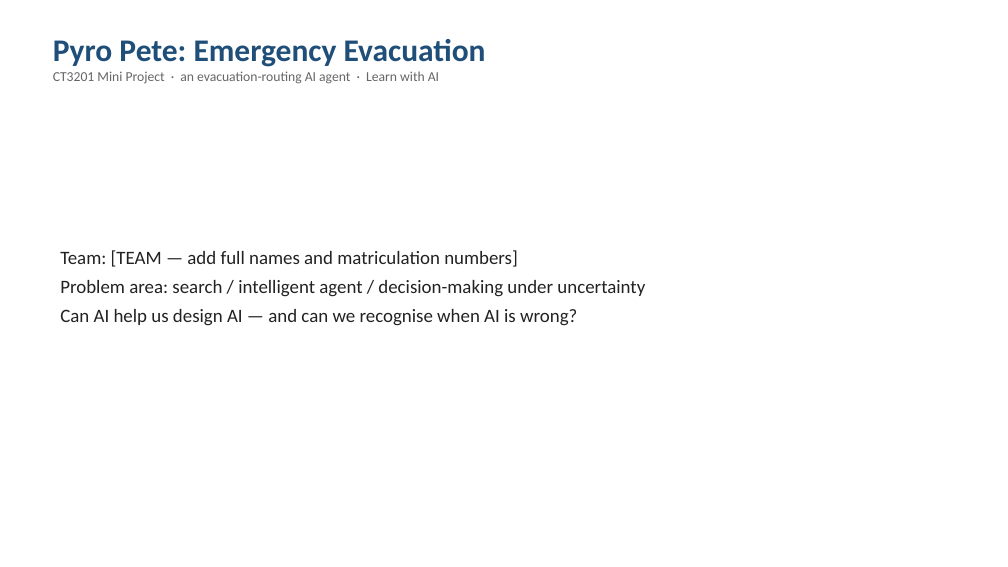
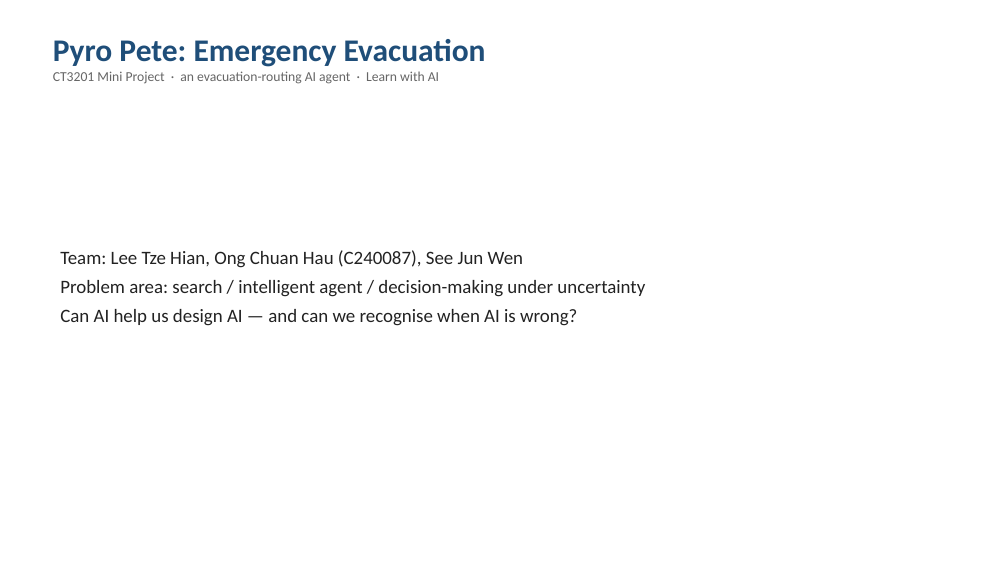
Before and after one commit to Jeb-Lee/CT3201_AI, a slide deck: slide 1 of docs/report/CT3201_Slides.pptx. Drawn at 1008x567 pixels with LibreOffice and Linux fonts; fonts in the diff are those of the drawing. Boxes give left, top, right and bottom in pixels: in the first picture for what was removed or moved away, otherwise in the second. Text is boxed around its words. In the diff, an @@ line names an element or a change of style, - is before the commit and + after.

```diff
--- a/docs/report/CT3201_Slides.pptx
+++ b/docs/report/CT3201_Slides.pptx
@@ text at [60,250,523,268]: text changed @@
-Team: [TEAM — add full names and matriculation numbers]
+Team: Lee Tze Hian, Ong Chuan Hau (C240087), See Jun Wen
```
Also in this commit, not shown: 1 other file.
